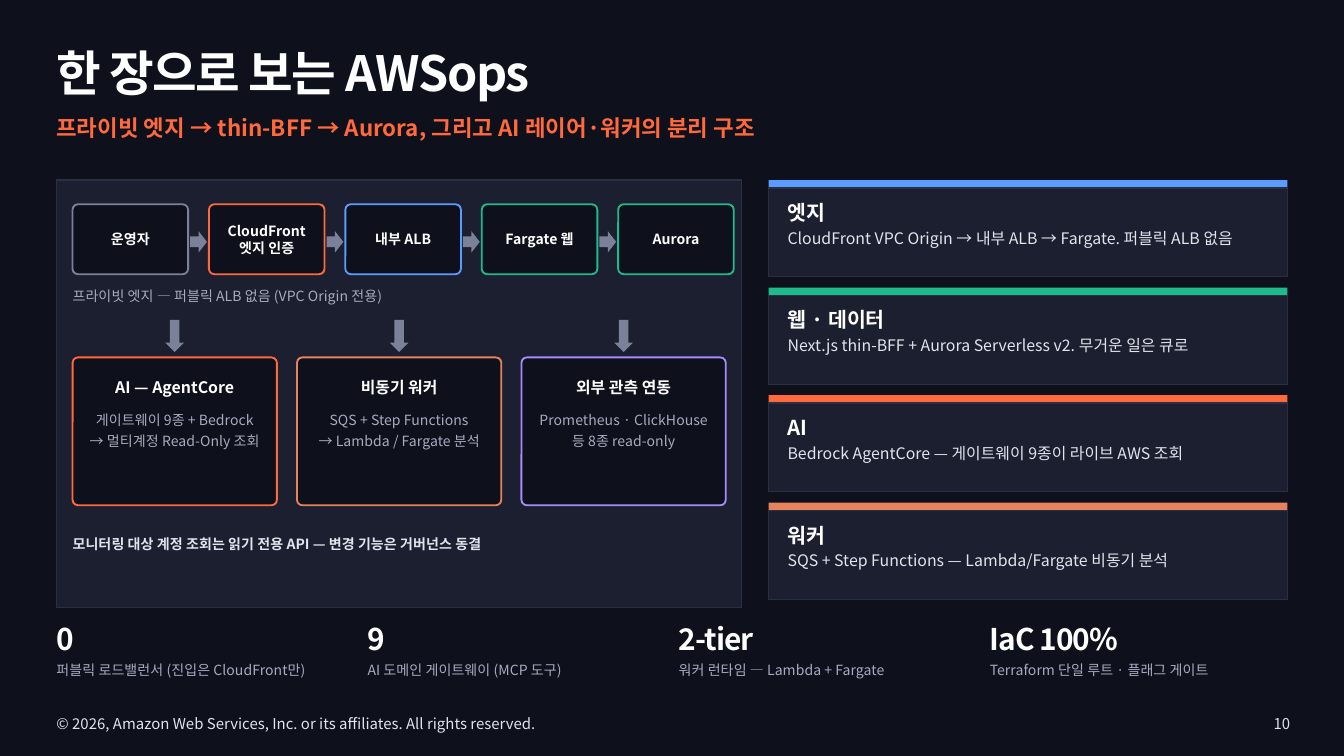
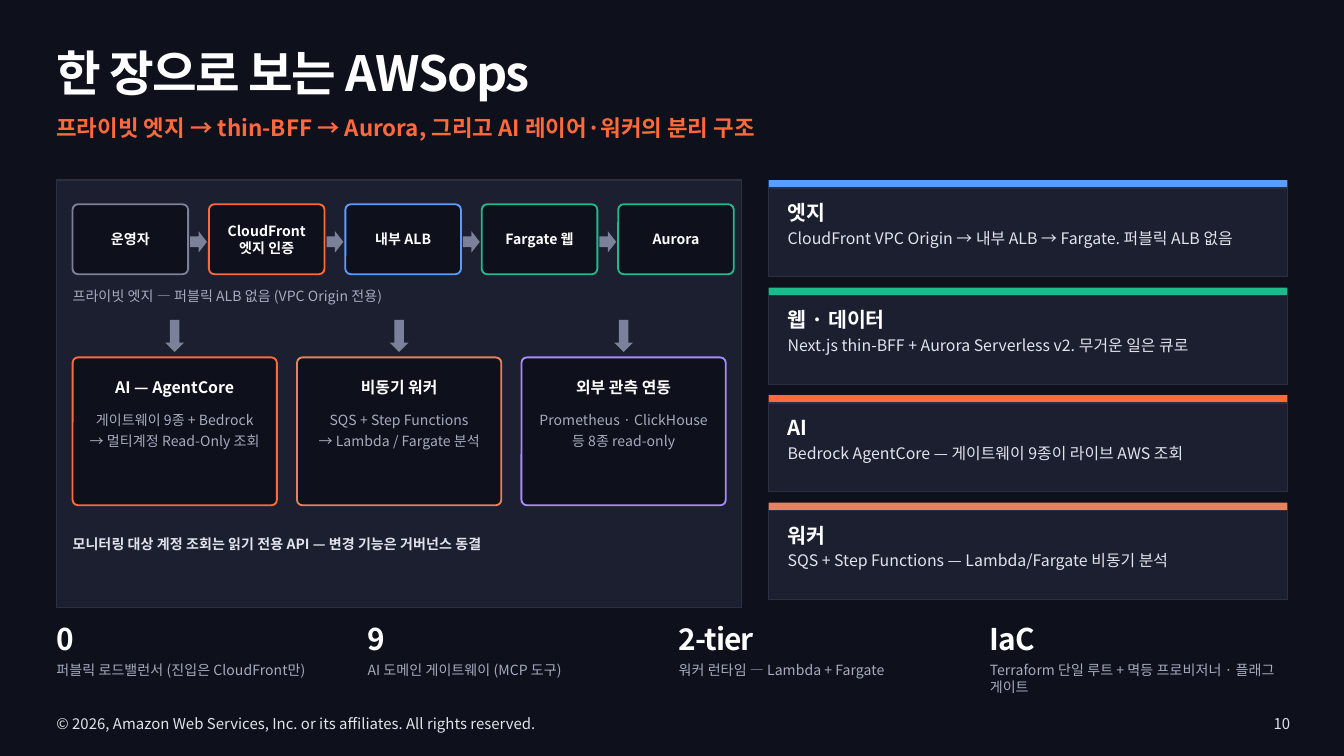
Before and after one commit to Atom-oh/awsops, a slide deck: slide 10 of docs-site/static/presentation/awsops-intro/awsops-intro.pptx. Drawn at 1344x756 pixels with LibreOffice and Linux fonts; fonts in the diff are those of the drawing. Boxes give left, top, right and bottom in pixels: in the first picture for what was removed or moved away, otherwise in the second. Text is boxed around its words. In the diff, an @@ line names an element or a change of style, - is before the commit and + after.

```diff
--- a/docs-site/static/presentation/awsops-intro/awsops-intro.pptx
+++ b/docs-site/static/presentation/awsops-intro/awsops-intro.pptx
@@ text at (990,627,1035,651): text changed @@
-IaC 100%
+IaC
@@ text at (990,663,1275,693): text changed @@
-Terraform 단일 루트 · 플래그 게이트
+Terraform 단일 루트 + 멱등 프로비저너 · 플래그 게이트
```
Also in this commit, not shown: 3 other files.
